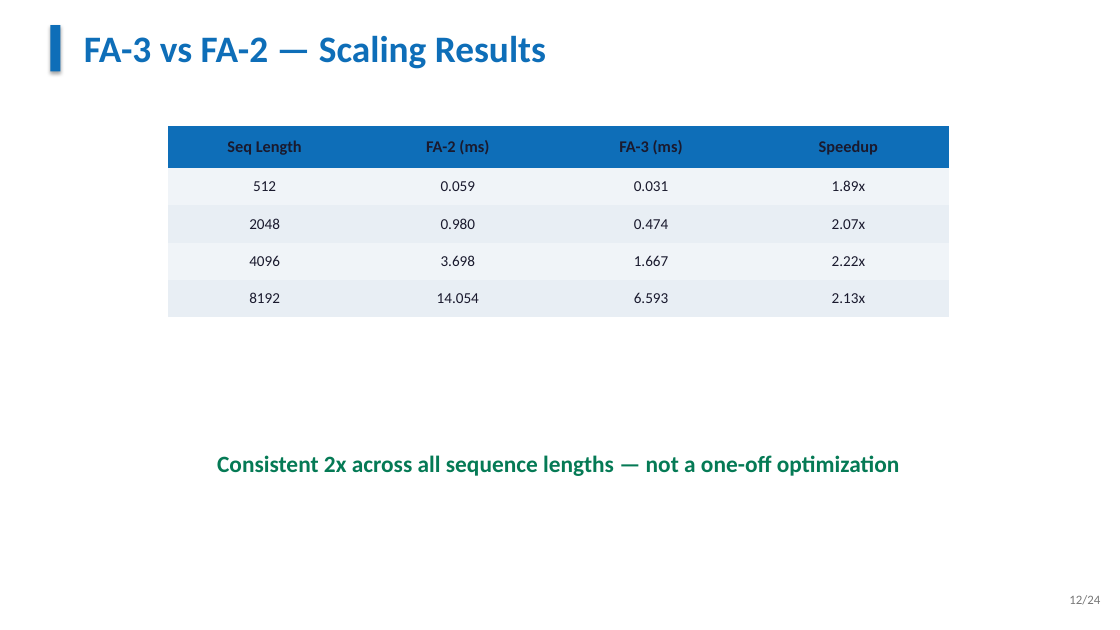
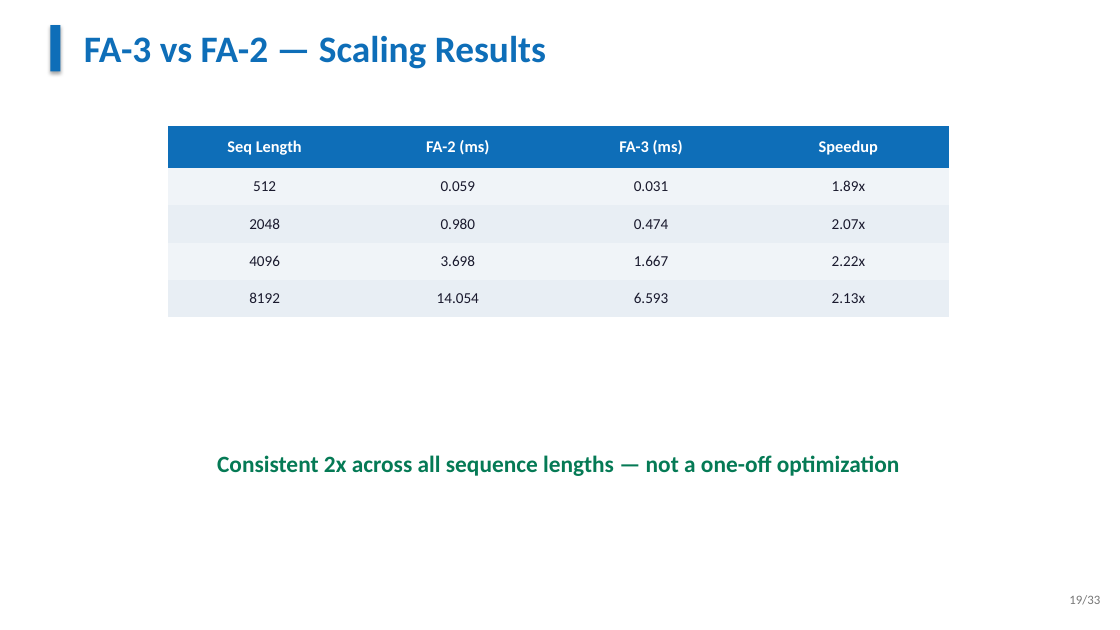
Before and after one commit to XAheli/torch-profiler, a slide deck: slide 19 of slides.pptx (slide 12 before the commit). Drawn at 1120x630 pixels with LibreOffice and Linux fonts; fonts in the diff are those of the drawing. Boxes give left, top, right and bottom in pixels: in the first picture for what was removed or moved away, otherwise in the second. Text is boxed around its words. In the diff, an @@ line names an element or a change of style, - is before the commit and + after.

```diff
--- a/slides.pptx
+++ b/slides.pptx
@@ table at box(168, 126, 949, 318) @@
@@ text colour #1A1A2E to #FFFFFF in "Seq Length", "FA-2 (ms)", "FA-3 (ms)", "Speedup" @@
@@ text at box(1069, 595, 1100, 605): text changed @@
-12/24
+19/33
```
Also in this commit, not shown: 23 other slides changed, 9 slides added, 1 other file.
